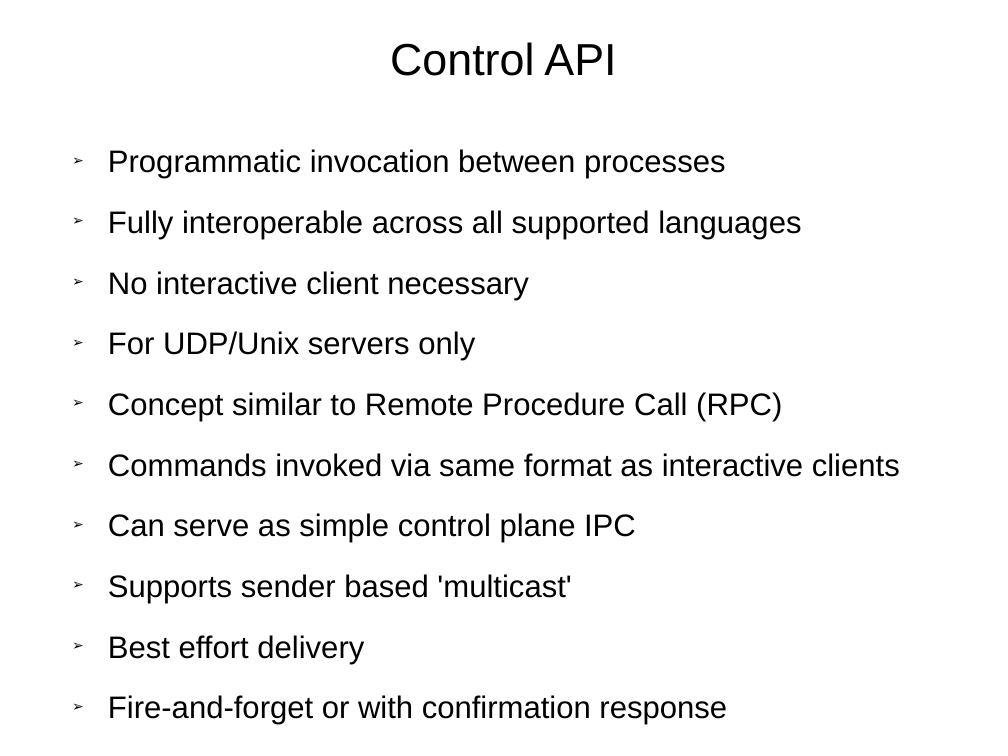
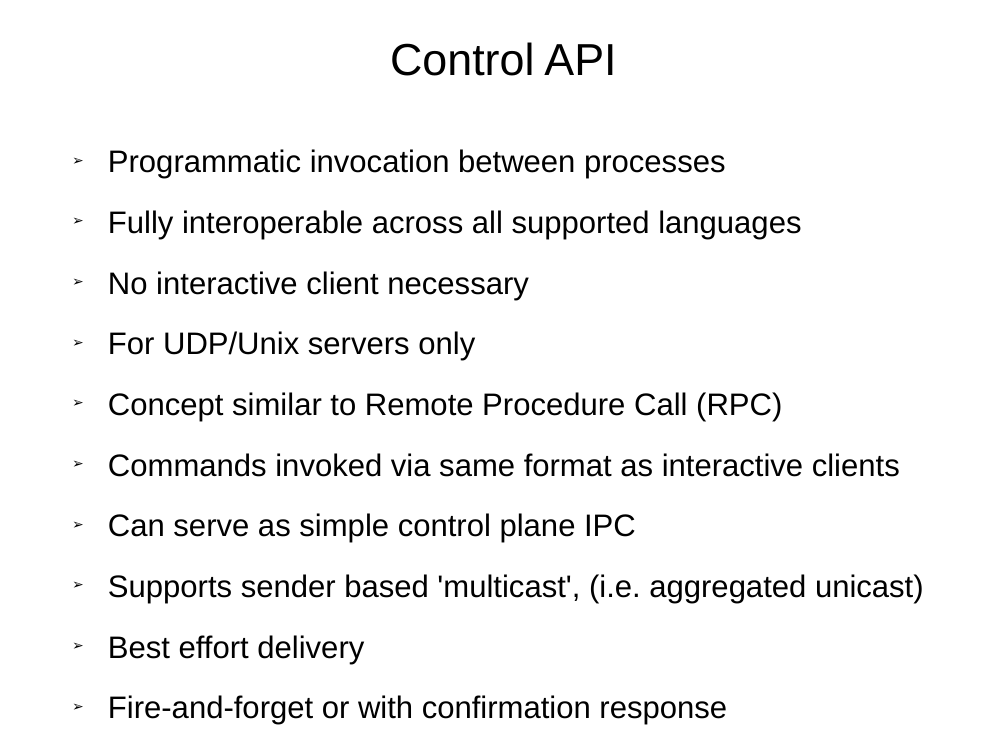
Before and after one commit to RonIovine/pshell, a slide deck: slide 5 of PSHELL-Framework.ppt. Drawn at 1008x756 pixels with LibreOffice and Linux fonts; fonts in the diff are those of the drawing. Boxes give left, top, right and bottom in pixels: in the first picture for what was removed or moved away, otherwise in the second. Text is boxed around its words. In the diff, an @@ line names an element or a change of style, - is before the commit and + after.

```diff
--- a/PSHELL-Framework.ppt
+++ b/PSHELL-Framework.ppt
@@ text at <box>108,574,924,603</box>: text changed @@
-➢ Supports sender based 'multicast'
+➢ Supports sender based 'multicast', (i.e. aggregated unicast)
```
Also in this commit, not shown: 5 other files.
